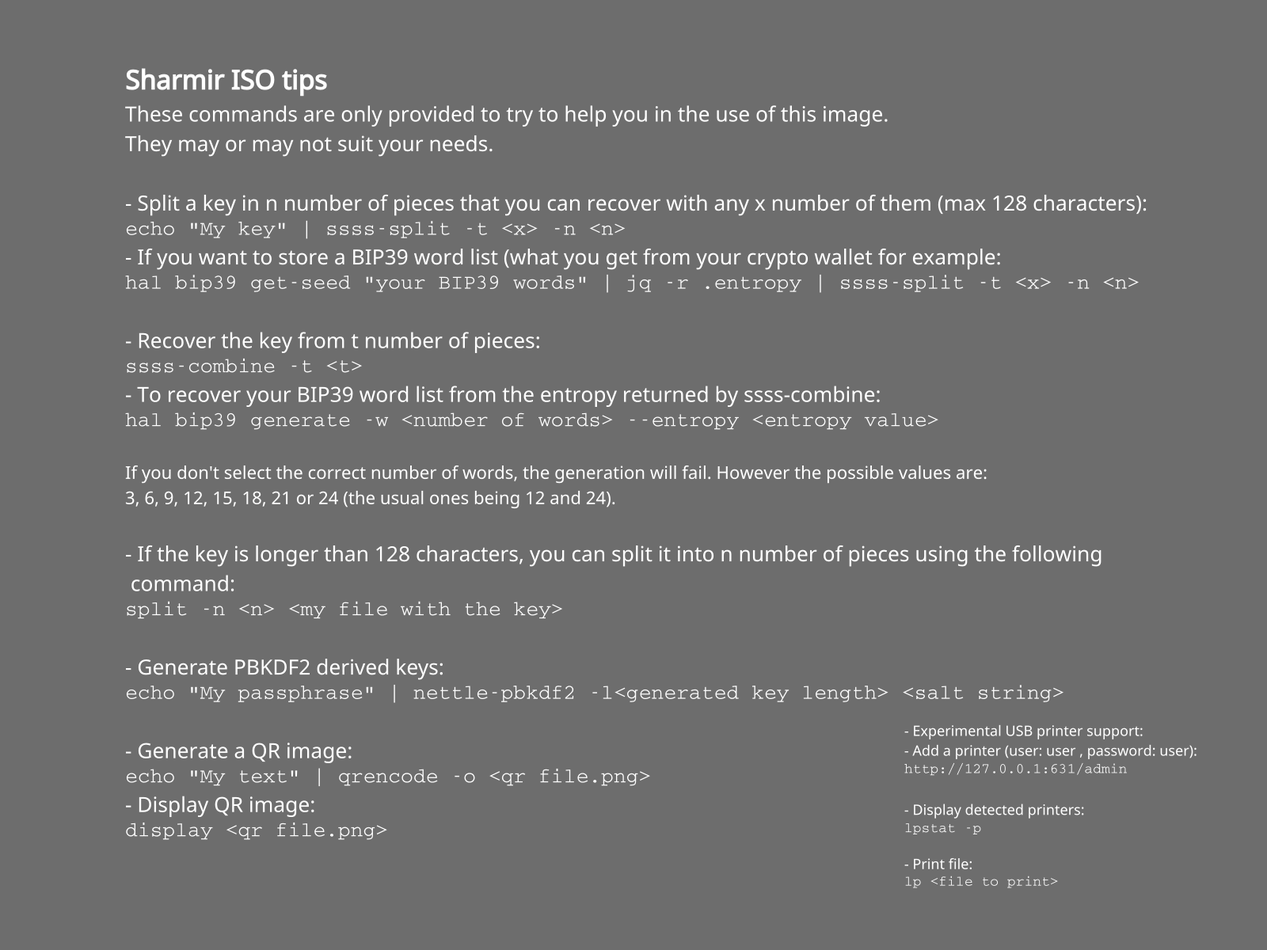
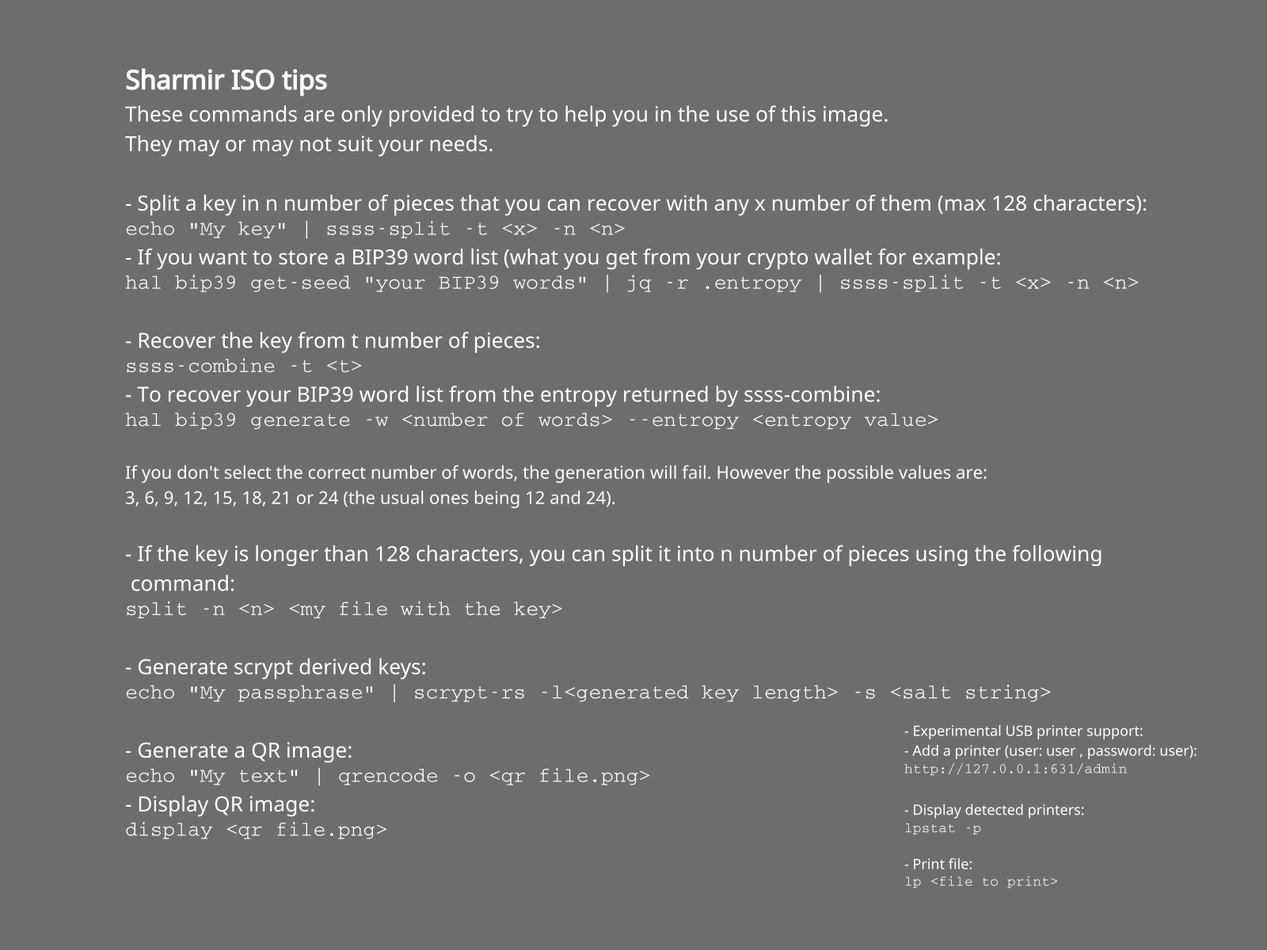
Before/after of a 1267×950 layered artwork. What changed in the layer stack:
painted on "Fill" over [125, 331, 1102, 840]
